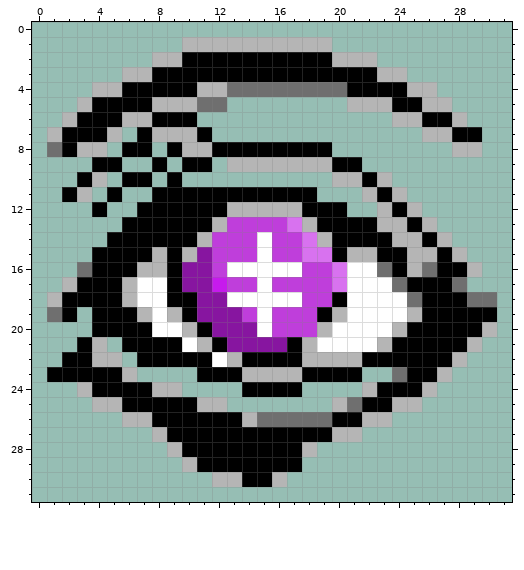
Pixel-art sprite -- virtual_desktop/_icons/ABOUT ZADY.png. That is the earlier state.
The file is 32x32 pixels.
After:
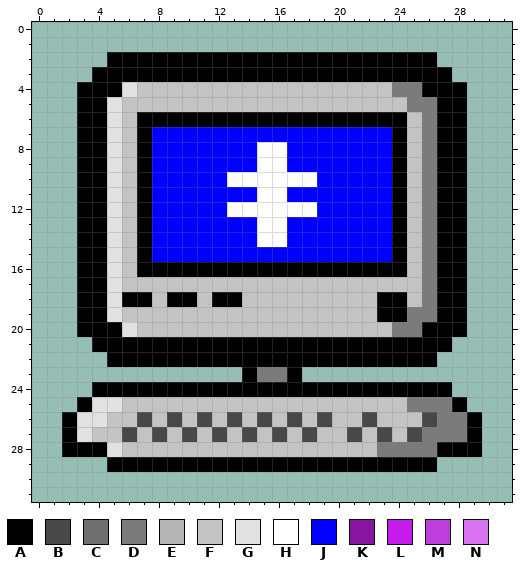
Palette (. is transparent): A #000000  B #484848  C #6f6f6f  D #7b7b7b  E #b5b5b5  F #c3c3c3  G #e1e1e1  H #ffffff  J #0000ff  K #8715a0  L #c61aed  M #bf3edb  N #d872ef
Diff:
Changed rows in their new state; - is an unchanged pixel.
first column x 1:
 1 ---------..........-----------
 2 ----AAAAA----------AAAAAAA----
 3 ---AAAA---------------AAAAA---
 4 --AAAGFFFFFFFFFFFFFFFFFDDAAA--
 5 --A-GFFFFFFFFFFFFFFFFFFFDDAA--
 6 -.--GFA---AAAAAAAAAAAAAAFD-A--
 7 ..--GF-JJJJJJJJJJJJJJJJAFDA-.-
 8 ..AAGF-JJJJJJJHHJJJJJJJAFDAA.-
 9 --A-GFAJJJJJJJHHJJJJJJJAFDAA--
10 ---AGF-JJJJJHHHHHHJJJJJAFDAA--
11 -.AAGFAJJJJJJJHHJJJJJJJAFDAA--
12 --A-GF-JJJJJHHHHHHJJJJJ-FDAA--
13 --AAGF-JJJJJJJHHJJJJJJJAFDAA--
14 --AAGF-JJJJJJJ-HJJJJJJJAFDAA--
15 --A-GF-JJJJJJJJJJJJJJJJ-FD-A--
16 --A-GFAA-AAAAAAAAAAAAAA-FD--.-
17 -.--GFFFFFFFFFFFFFFFFFFFFD-A--
18 ..--GAAF--FAAFFFFFFFFFAAFD--..
19 ..A-GFFFFFFFFFFFFFFFFFAADD--..
20 --A--GFFFFFFFFFFFFFFFFFDD---..
21 --.AA----AA-AAAA-AAAAAA----..-
22 -...AA-----AA----AAAA-----..--
23 ......----...ADDA....--....---
24 --.----AAAAAA----AAAAA---AA---
25 --AGGFFFFFFFFFFFFFFFFFFFDDDA--
26 -AGGFFBFBFBFBFBFBFBFFBFFFBDDA-
27 -AGFFBFBFBFBFBFBFBFFBFBFBDDDA-
28 -AAAGFFFFFFFFFFFFFFFFFDDDDAAA-
29 ----AAAAAA-------AAAAAAAAA----
30 -----------.....--------------
Changed places in both pictures, as pixel boxes (x1, y1, x2, y2):
changed: (47, 37, 497, 487)
